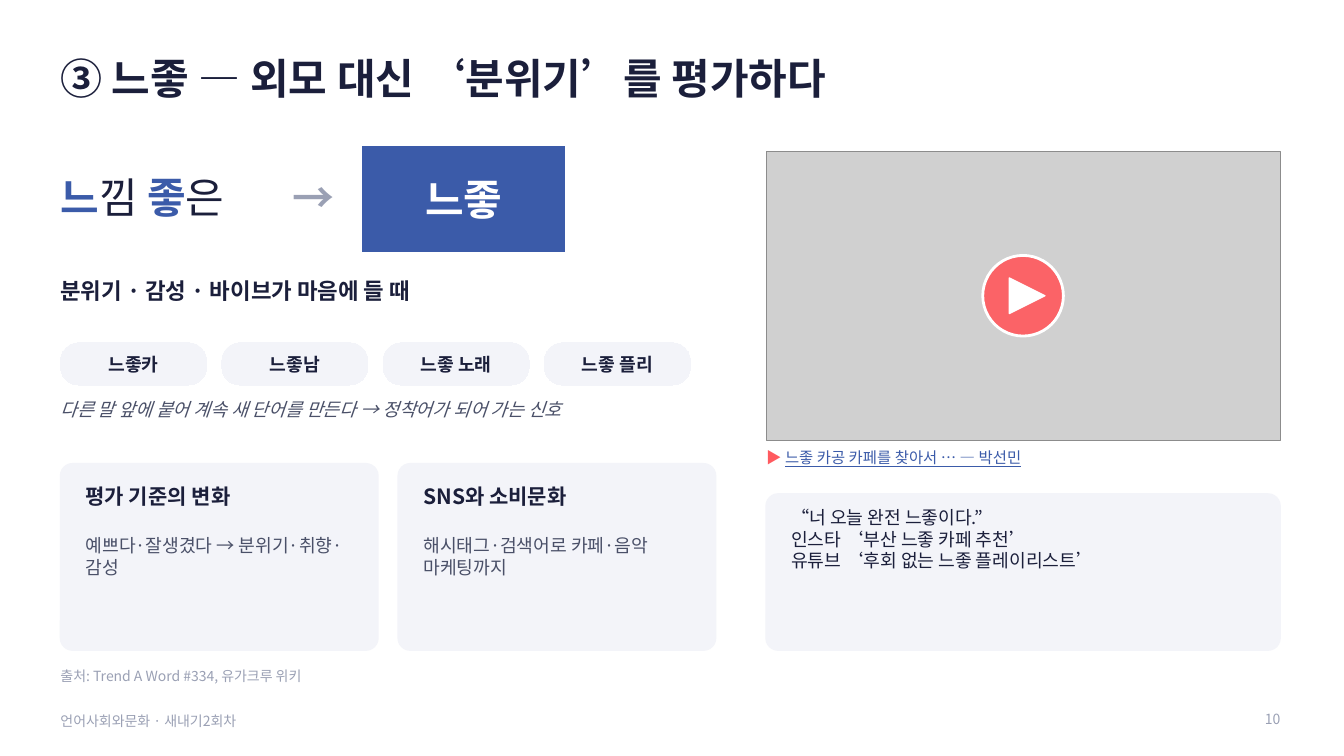
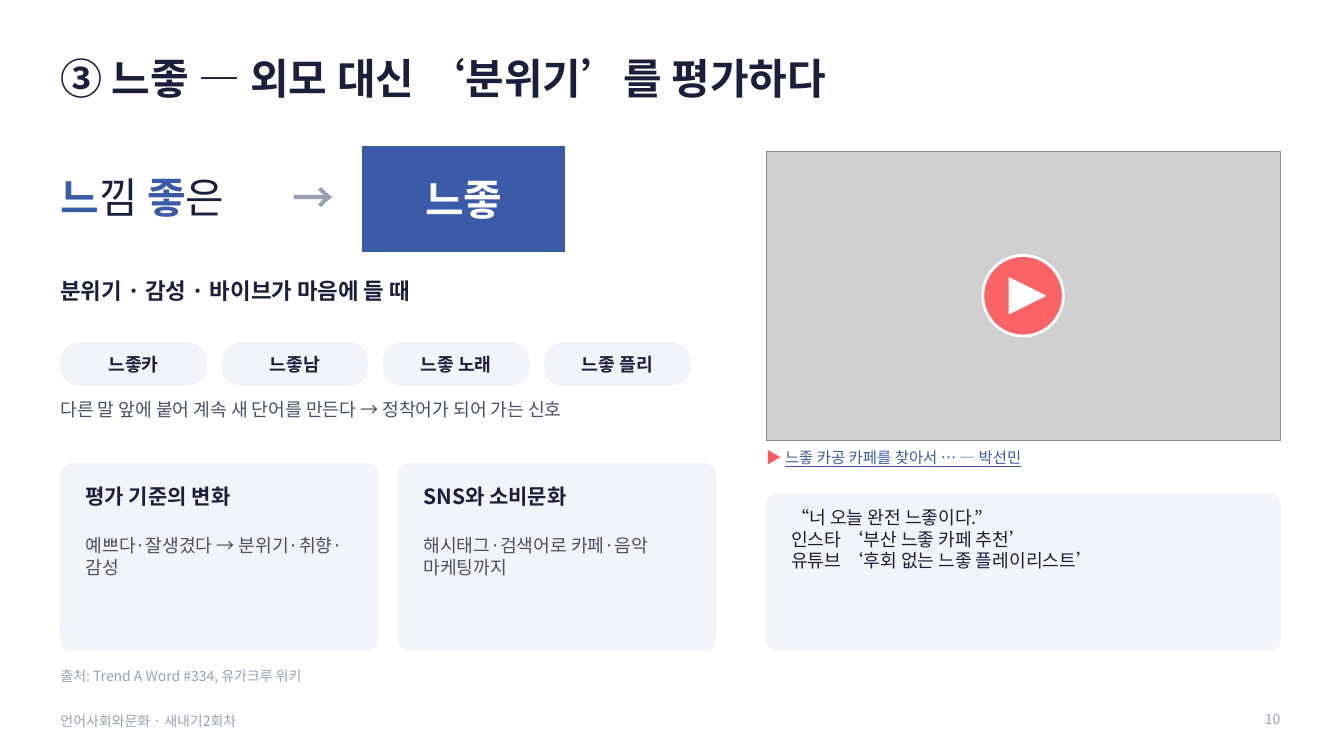
Before and after one commit to junseok7-cpu/hello, a slide deck: slide 10 of report/언어사회와문화_발표_새내기2회차.pptx. Drawn at 1344x756 pixels with LibreOffice and Linux fonts; fonts in the diff are those of the drawing; grey boxes stand for pictures. Boxes give left, top, right and bottom in pixels: in the first picture for what was removed or moved away, otherwise in the second. Text is boxed around its words. In the diff, an @@ line names an element or a change of style, - is before the commit and + after.

```diff
--- a/report/언어사회와문화_발표_새내기2회차.pptx
+++ b/report/언어사회와문화_발표_새내기2회차.pptx
@@ text "다른 말 앞에 붙어 계속 ..." at (60,401,561,418): italic off @@
```
Also in this commit, not shown: 1 other slide changed, 5 other files.
